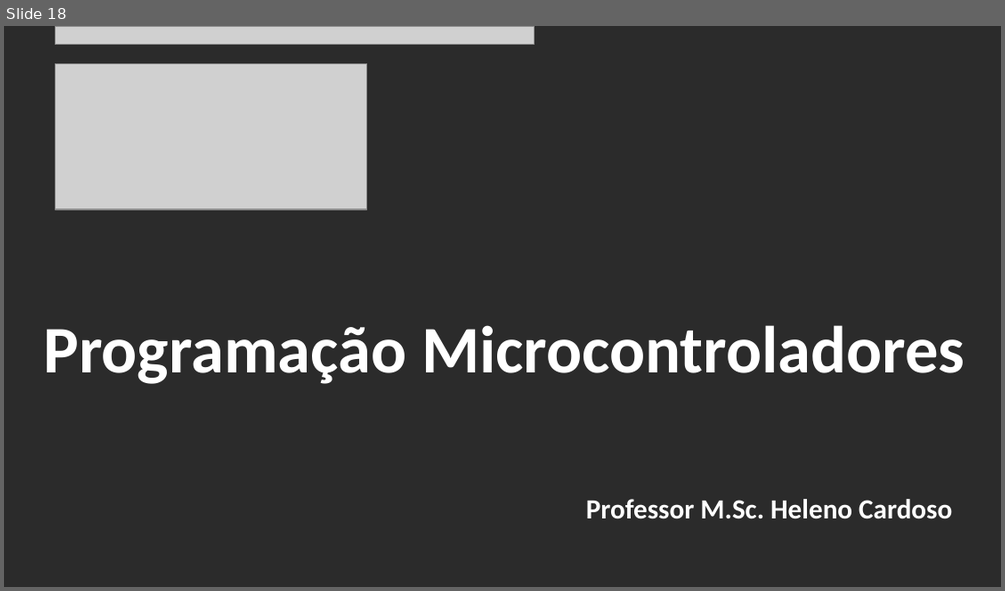
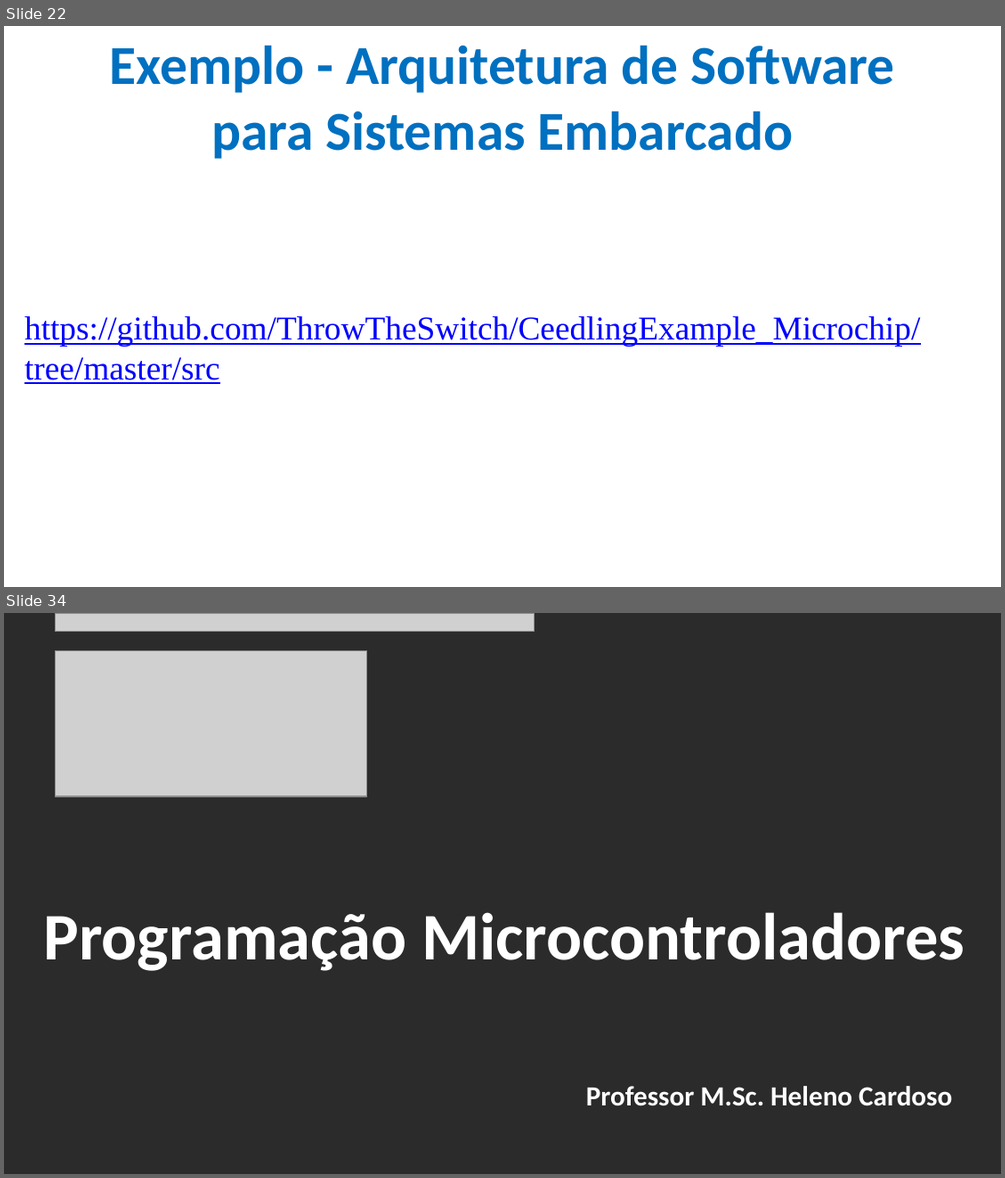
Before and after one commit to CloudEducationBrazil/WydenArea1ProgramacaoMicrocontroladores, a slide deck: 01 Classes/Aula 02 - Programação Microcontroladores.pptx. Shown one above the other, each under a label of ours: slide 18 before the commit, slides 22 and 34 after it; the slides between them are not shown. The pictures are 1005x591 and 1005x1178 pixels, drawn with LibreOffice and Linux fonts; fonts in the diff are those of the drawing; grey boxes stand for pictures; background and template pictures are left out; a plain dark background stands for a picture behind light text. Boxes give left, top, right and bottom in pixels: in the first picture for what was removed or moved away, otherwise in the second. Text is boxed around its words. In the diff, an @@ line names an element or a change of style, - is before the commit and + after.

```diff
--- a/01 Classes/Aula 02 - Programação Microcontroladores.pptx
+++ b/01 Classes/Aula 02 - Programação Microcontroladores.pptx
@@ slide 22 added at [4,26,1001,587], background picture (left out) @@
@@ title added at [109,45,895,159], 39.6 pt, text #0070C0, bold @@
+Exemplo - Arquitetura de Software para Sistemas Embarcado
@@ text added at [24,316,920,384], 24 pt, text #0000FF, underline @@
+https://github.com/ThrowTheSwitch/CeedlingExample_Microchip/tree/master/src
@@ what was slide 18 is now slide 34 @@
```
Also in this commit, not shown: 8 slides changed, 16 other slides added, 1 slide removed, 3 other files.
